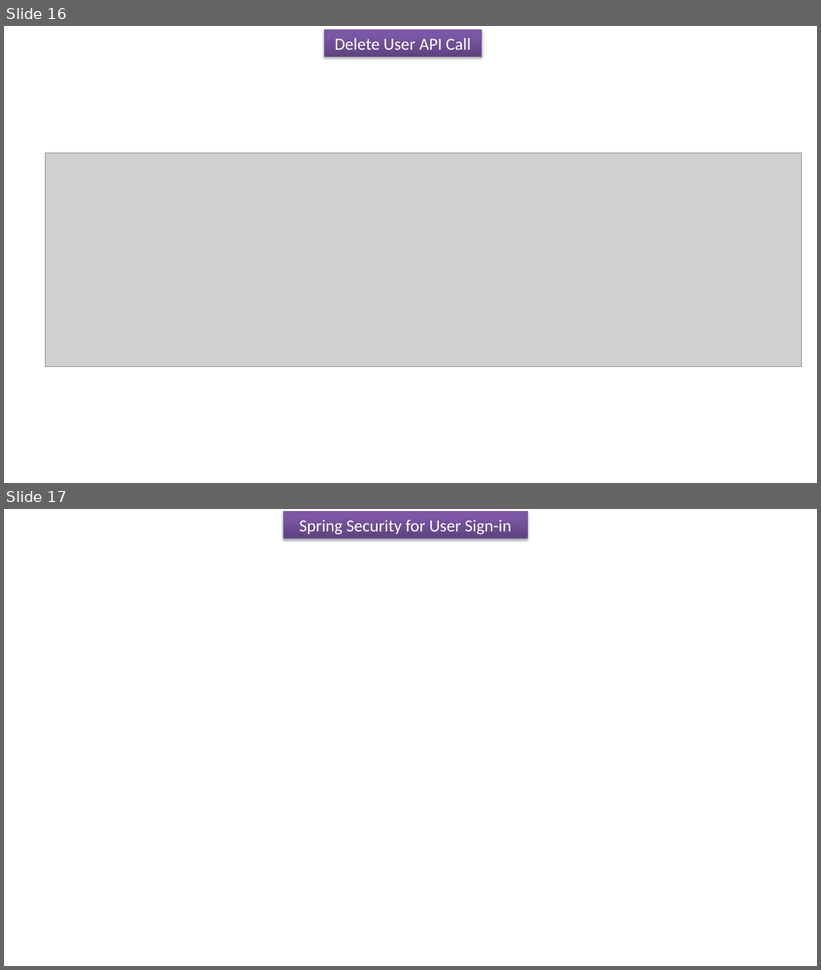
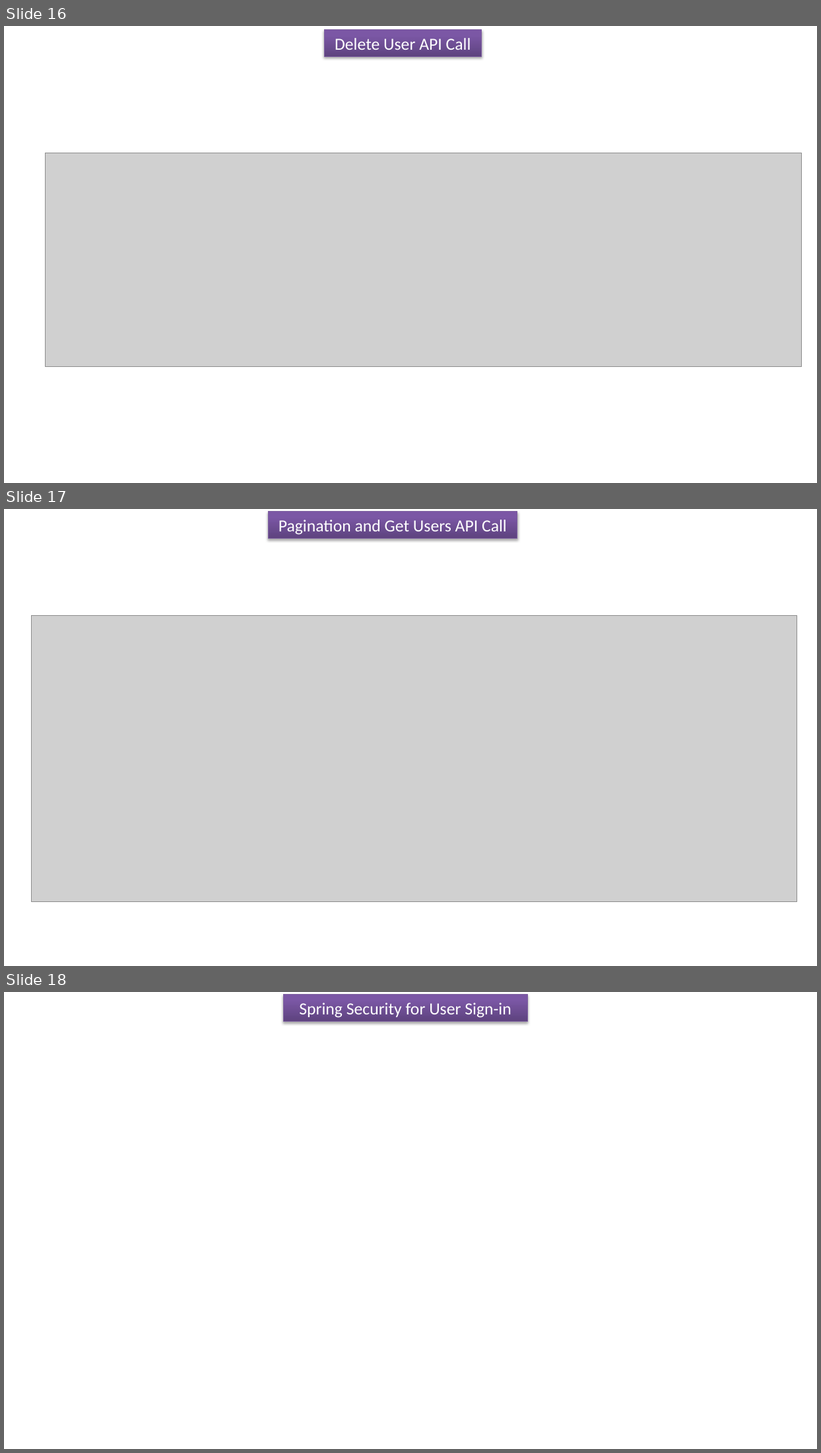
Before and after one commit to ramram43210/Java_2021, a slide deck: Java_2021/SpringBoot_Signup_Signin/User_Signin_Signup_Security.pptx. Shown one above the other, each under a label of ours: slides 16 and 17 before the commit, slides 16, 17 and 18 after it. The pictures are 821x970 and 821x1453 pixels, drawn with LibreOffice and Linux fonts; fonts in the diff are those of the drawing; grey boxes stand for pictures. Boxes give left, top, right and bottom in pixels: in the first picture for what was removed or moved away, otherwise in the second. Text is boxed around its words. In the diff, an @@ line names an element or a change of style, - is before the commit and + after.

```diff
--- a/Java_2021/SpringBoot_Signup_Signin/User_Signin_Signup_Security.pptx
+++ b/Java_2021/SpringBoot_Signup_Signin/User_Signin_Signup_Security.pptx
@@ slide 17 added at (4, 509, 817, 966), background #FFFFFF @@
@@ rectangle added at (268, 512, 517, 538), fill gradient #5F4480 to #7B58A6 to #7C57A8, outline #7D60A0 0.75 pt, 20 pt, text #FFFFFF @@
+Pagination and Get Users API Call
@@ picture added at (32, 616, 797, 902) @@
@@ what was slide 17 is now slide 18 @@
```
Also in this commit, not shown: 1 other slide added, 2 other files.
